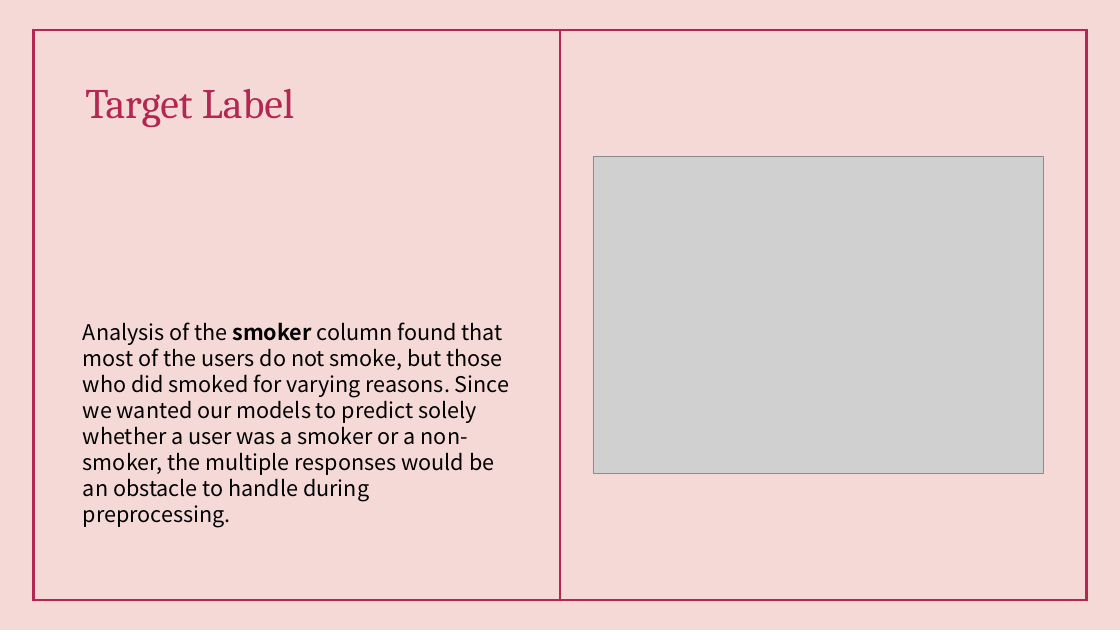
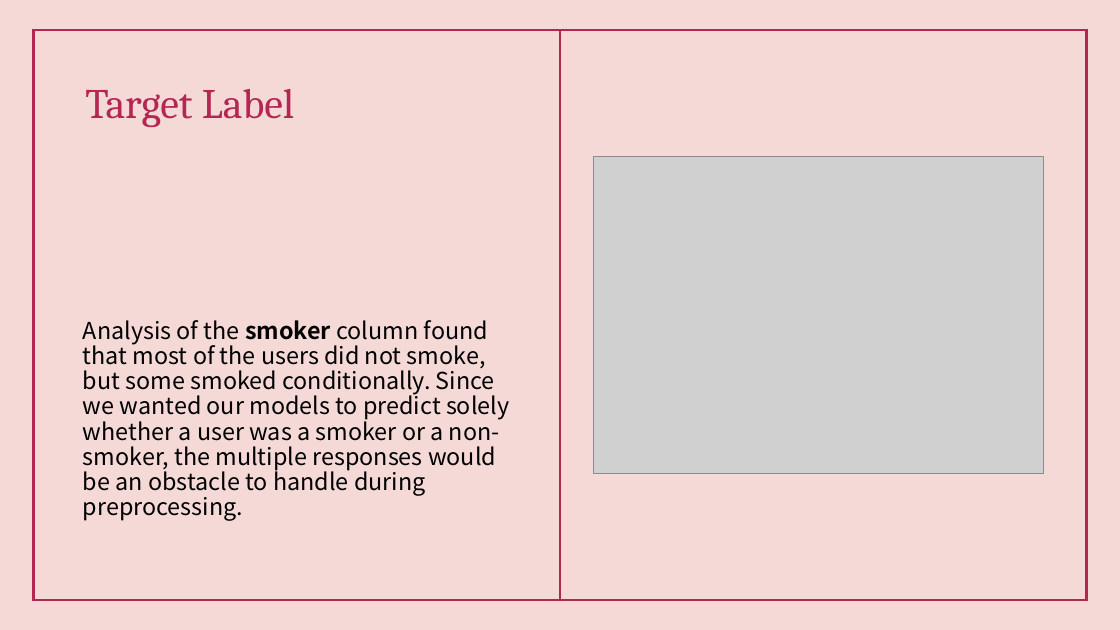
Before and after one commit to FaatimahMajothi98/OKCupid-Machine-Learning-Portfolio-Project, a slide deck: slide 10 of OKCupid-Date-A-Scientist-Starter/OKCupid – Machine Learning Analysis.pptx. Drawn at 1120x630 pixels with LibreOffice and Linux fonts; fonts in the diff are those of the drawing; grey boxes stand for pictures. Boxes give left, top, right and bottom in pixels: in the first picture for what was removed or moved away, otherwise in the second. Text is boxed around its words. In the diff, an @@ line names an element or a change of style, - is before the commit and + after.

```diff
--- a/OKCupid-Date-A-Scientist-Starter/OKCupid – Machine Learning Analysis.pptx
+++ b/OKCupid-Date-A-Scientist-Starter/OKCupid – Machine Learning Analysis.pptx
@@ text at [83, 320, 509, 521]: text changed; size 18.5 to 20 pt @@
-Analysis of the smoker column found that most of the users do not smoke, but those who did smoked for varying reasons. Since we wanted our models to predict solely whether a user was a smoker or a non-smoker, the multiple responses would be an obstacle to handle during preprocessing.
+Analysis of the smoker column found that most of the users did not smoke, but some smoked conditionally. Since we wanted our models to predict solely whether a user was a smoker or a non-smoker, the multiple responses would be an obstacle to handle during preprocessing.
```
Also in this commit, not shown: 2 other slides changed, 4 slides added, 2 slides removed, 1 other file.
